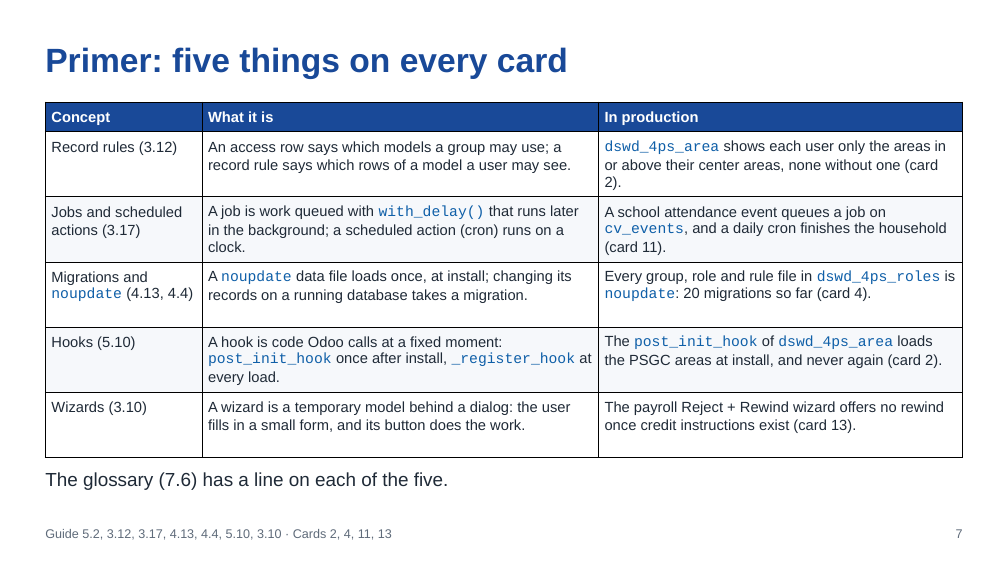
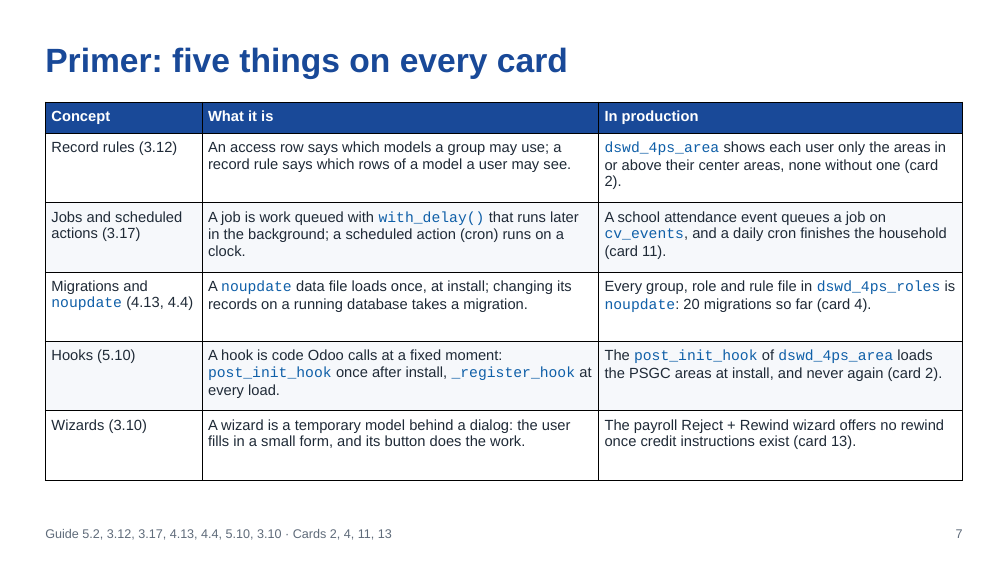
Before and after one commit to pithtech/OpenSPP-Template, a slide deck: slide 7 of training/module5/slides.pptx. Drawn at 1008x567 pixels with LibreOffice and Linux fonts; fonts in the diff are those of the drawing. Boxes give left, top, right and bottom in pixels: in the first picture for what was removed or moved away, otherwise in the second. Text is boxed around its words. In the diff, an @@ line names an element or a change of style, - is before the commit and + after.

```diff
--- a/training/module5/slides.pptx
+++ b/training/module5/slides.pptx
@@ table at bbox=[45, 102, 963, 480] @@
@@ line spacing 16.8pt to 1 @@
@@ text removed at bbox=[45, 472, 449, 490] @@
-The glossary (7.6) has a line on each of the five.
```
Also in this commit, not shown: 39 other slides changed, 12 other files.
